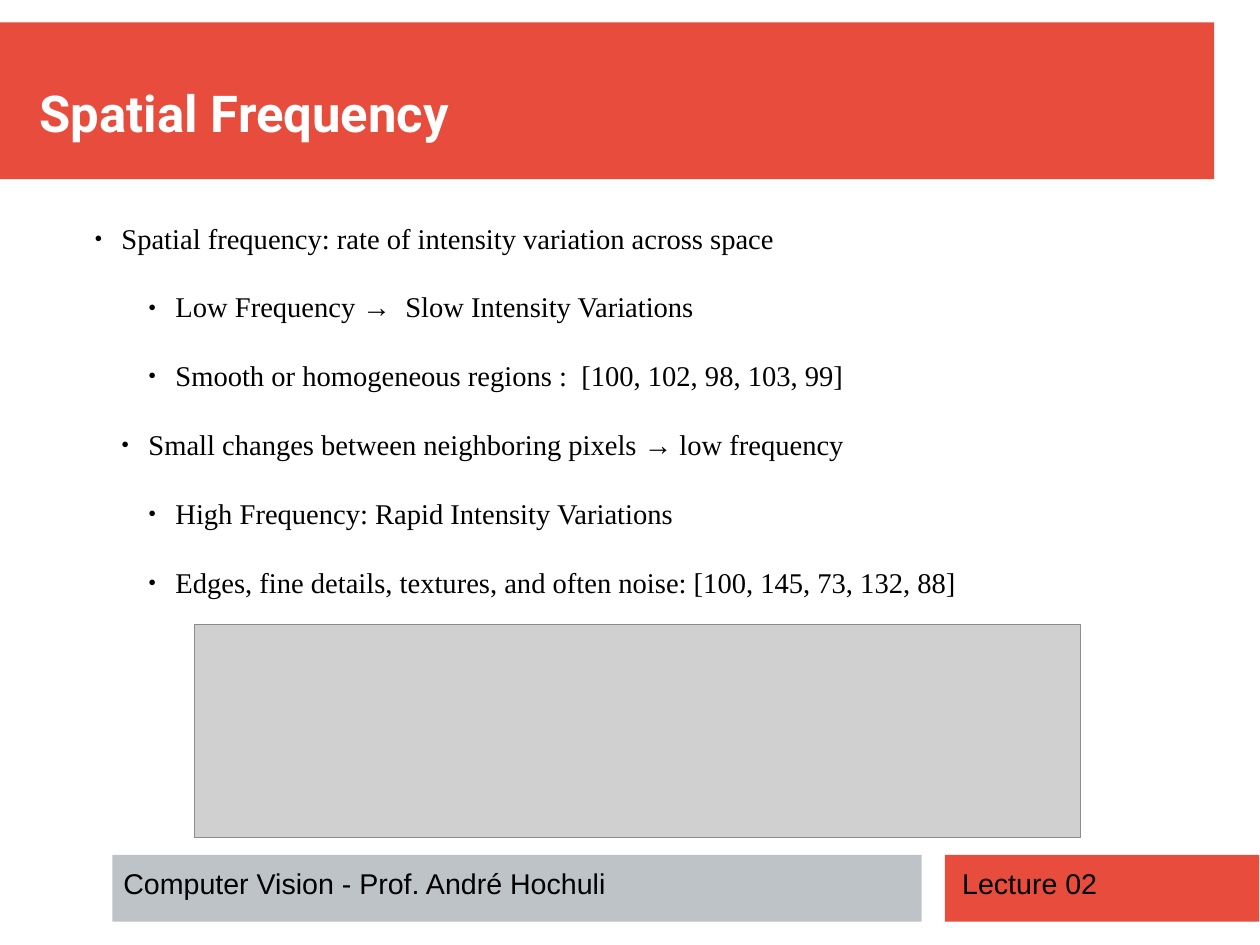
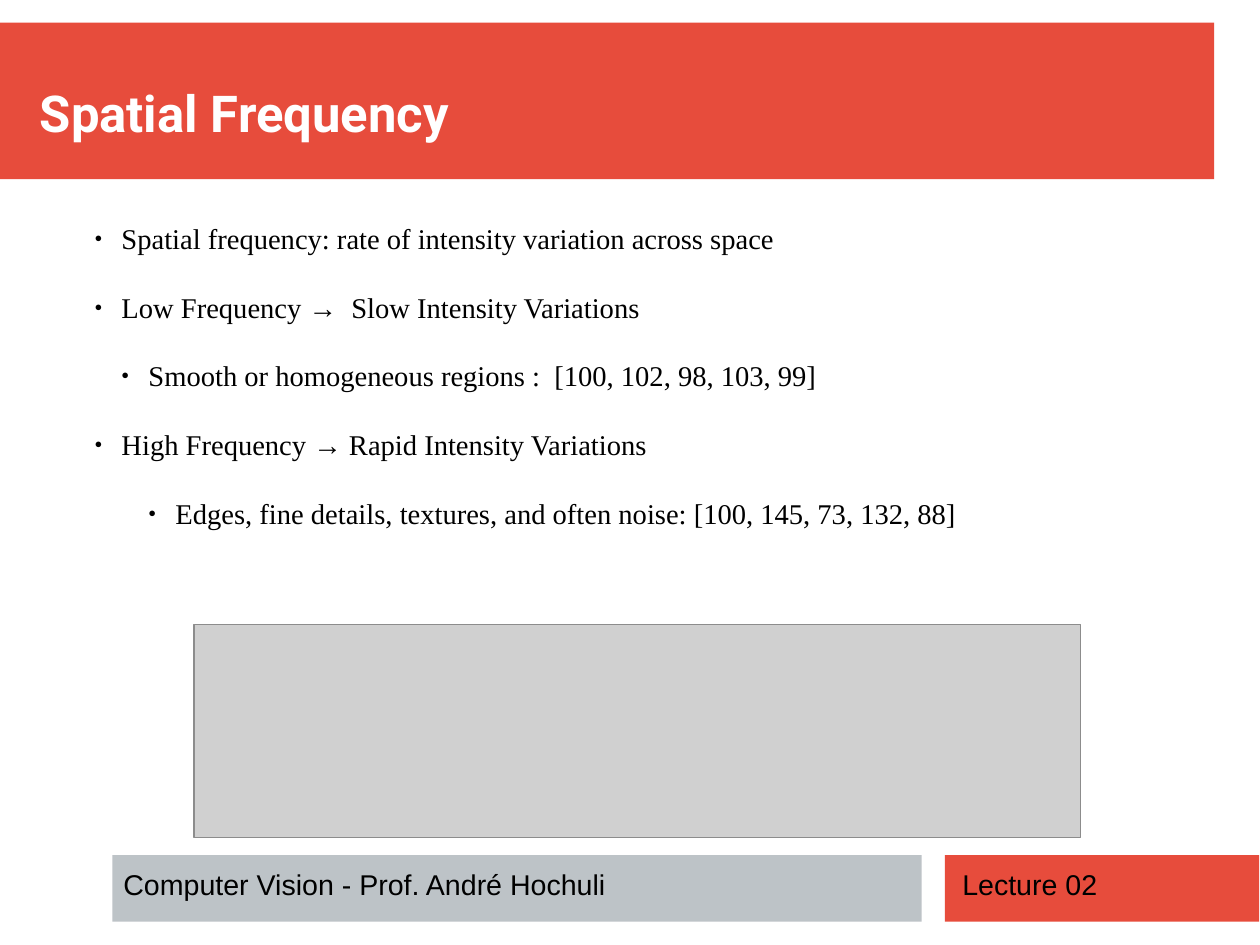
Before and after one commit to andrehochuli/teaching, a slide deck: slide 6 of ComputerVision/Lecture 02 - Image Filtering/Lecture 02 - Image Filtering.pptx. Drawn at 1260x945 pixels with LibreOffice and Linux fonts; fonts in the diff are those of the drawing; grey boxes stand for pictures. Boxes give left, top, right and bottom in pixels: in the first picture for what was removed or moved away, otherwise in the second. Text is boxed around its words. In the diff, an @@ line names an element or a change of style, - is before the commit and + after.

```diff
--- a/ComputerVision/Lecture 02 - Image Filtering/Lecture 02 - Image Filtering.pptx
+++ b/ComputerVision/Lecture 02 - Image Filtering/Lecture 02 - Image Filtering.pptx
@@ text at [121, 298, 816, 392]: list level 4 to 2 in "Low Frequency → Slow Intensity ..."; list level 4 to 3 in "Smooth or homogeneous regions : ..." @@
@@ text at [121, 435, 647, 461]: text changed @@
-    ● Small changes between neighboring pixels → low frequency
-      ● High Frequency: Rapid Intensity Variations
+  ● High Frequency → Rapid Intensity Variations
```
Also in this commit, not shown: 1 other file.
